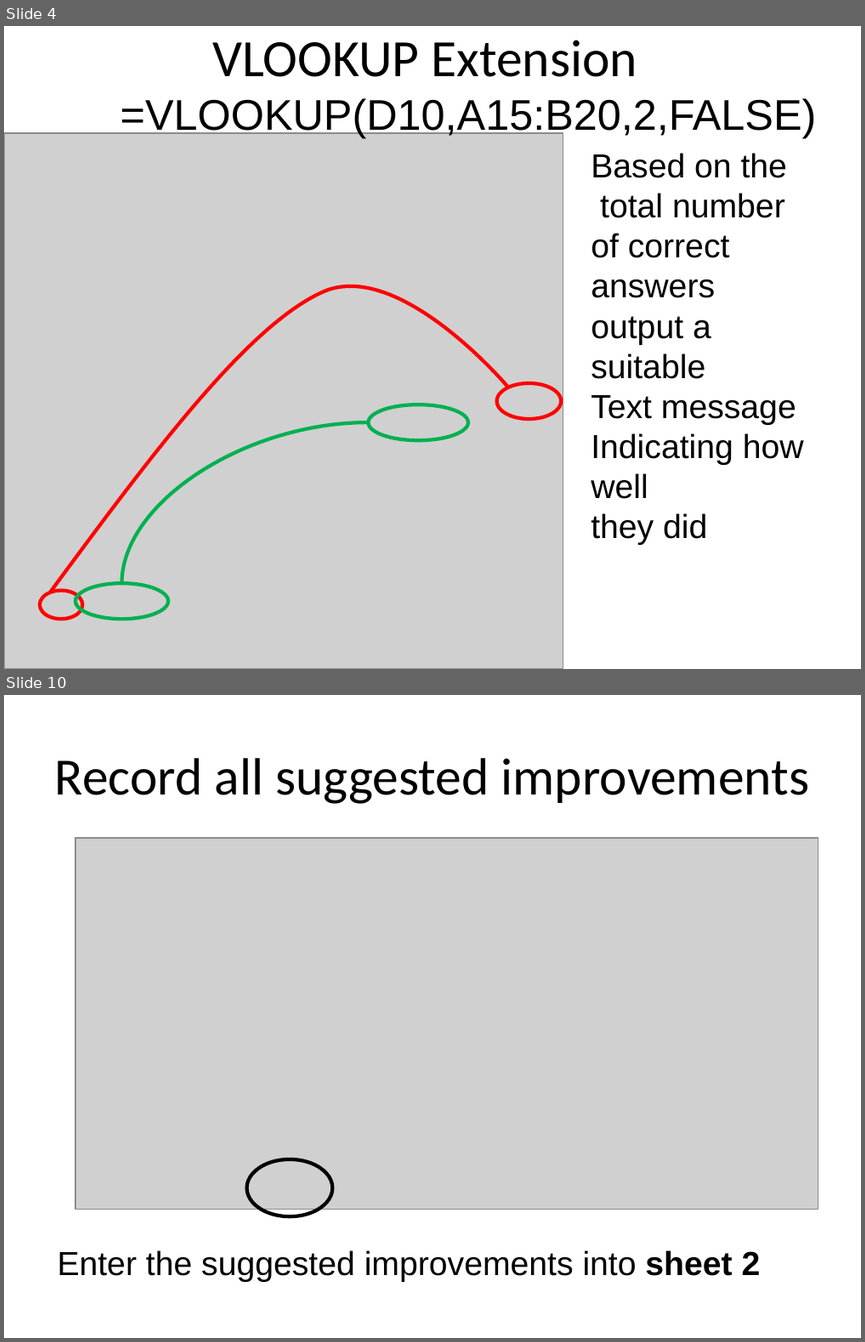
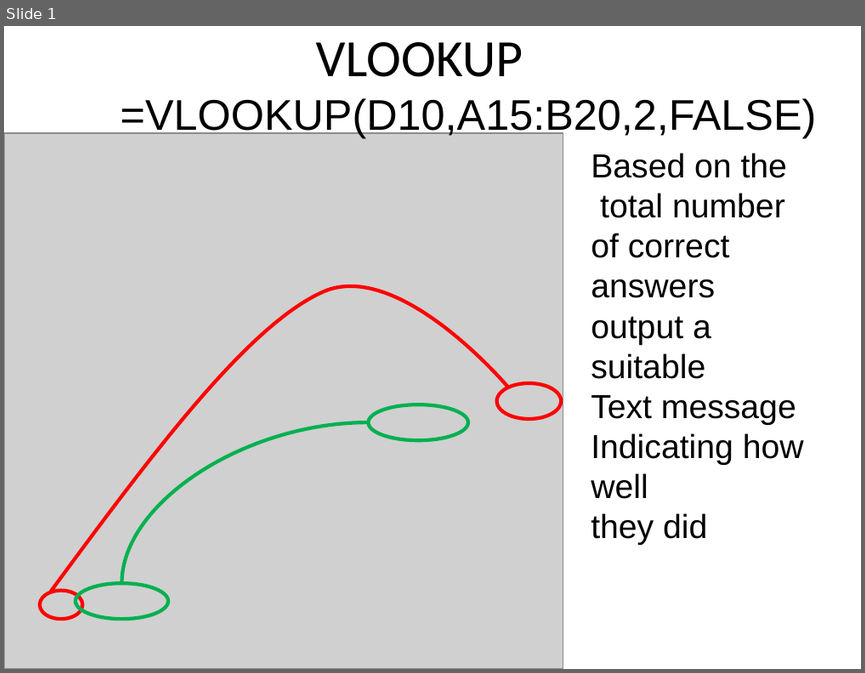
Before and after one commit to scockram/paulcockram7.github.io, a slide deck: 05vlookup/vlookup_intro.ppt. Shown one above the other, each under a label of ours: slides 4 and 10 before the commit, slide 1 after it; the slides between them are not shown. The pictures are 865x1342 and 865x673 pixels, drawn with LibreOffice and Linux fonts; fonts in the diff are those of the drawing; grey boxes stand for pictures. Boxes give left, top, right and bottom in pixels: in the first picture for what was removed or moved away, otherwise in the second. Text is boxed around its words. In the diff, an @@ line names an element or a change of style, - is before the commit and + after.

Commit message:
u[pdated vlookup
Former-commit-id: c009132c4ba0f7f4a752a5b41def80a5932ae558

```diff
--- a/05vlookup/vlookup_intro.ppt
+++ b/05vlookup/vlookup_intro.ppt
@@ slide 10 removed at [4,695,861,1338], background #FFFFFF @@
@@ title removed at [55,758,809,804] @@
-Record all suggested improvements
@@ picture removed at [75,838,818,1209] @@
@@ ellipse removed at [246,1159,332,1217] @@
@@ text removed at [58,1250,760,1281] @@
-Enter the suggested improvements into sheet 2
@@ what was slide 4 is now slide 1 @@
@@ slide 1 changed as well @@
@@ title at [316,42,522,77]: text changed @@
-VLOOKUP Extension
+VLOOKUP
```
Also in this commit, not shown: 9 other slides removed, 1 other file.
